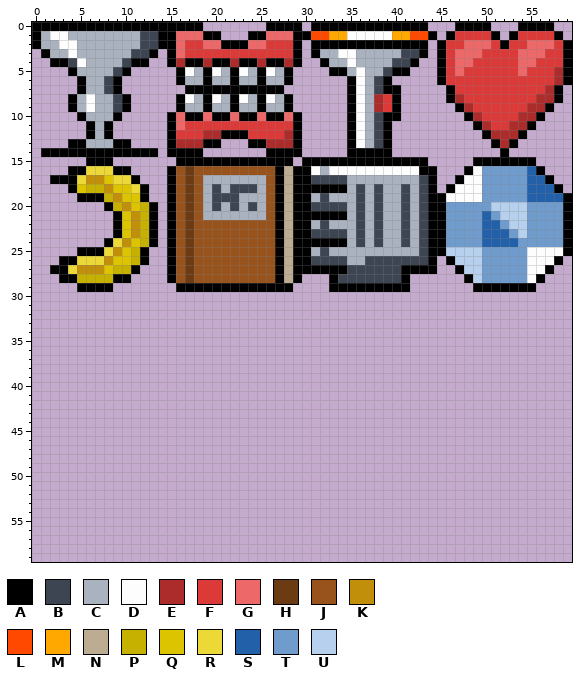
Pixel-art sprite, stored at src/net/noiseinstitute/ld20/game/Thing.png. The first picture shows the starting point.
The file is 60x60 pixels. Colours within 5 levels of each other are drawn and written as one.
Palette (. is transparent): A #000000  B #3d4452  C #aab1bf  D #fdfdfe  E #ac2b2b  F #dc3939  G #ed6868  H #6b3b14  J #98531c  K #c18f0a  L #ff4800  M #ffa800  N #bcac92  P #c6b100  Q #dcc500  R #ecd937  S #2261a9  T #709ccd  U #b7d0ed
Pixels before (only the part around the change), first column x 0:
17 ..AAARKKQRRA...AJHJCCCCCCCJA
18 ....AQPPKQQRA..AJHJCBCBBBCJA
19 .....AAAPKQQA..AJHJCBBBCCCJA
20 ........APKQPA.AJHJCBCBCBCJA
21 .........AQKPA.AJHJCCCCCCCJA
22 .........AQKPA.AJHJJJJJJJJJA
23 .........AQKPA.AJHJJJJJJJJJA
24 ........ARKQPA.AJHJJJJJJJJJA
25 .....AAARKQPA..AJHJJJJJJJJJA
26 ...AARRRKQQPA..AJHJJJJJJJJJA
27 ..AARKKKQPPA...AJHJJJJJJJJJA
28 ...AAPPPPAA....AJHJJJJJJJJJA
29 .....AAAA.......AAAAAAAAAAAA
30 ............................
31 ............................
32 ............................
33 ............................
34 ............................
35 ............................
36 ............................
37 ............................
38 ............................
39 ............................
40 ............................
41 ............................
42 ............................
43 ............................
44 ............................
45 ............................
46 ............................
47 ............................
48 ............................
49 ............................
50 ............................
51 ............................
52 ............................
Now the later version:
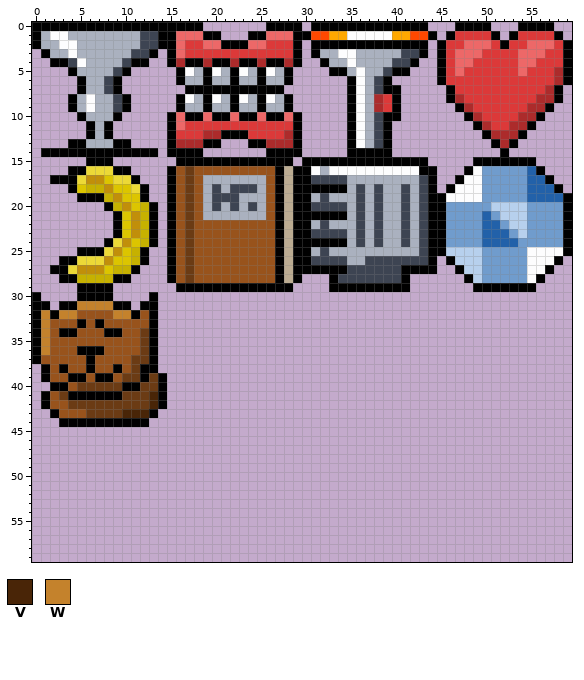
Colours new in this view: V #492507  W #c4822c
Change:
Changed rows in their new state; - is an unchanged pixel.
first column x 0:
30 A----AAAA----A-
31 AA-AAWWWWAA-AA-
32 AWAWWJJJJWWAJA-
33 AWJJJAJAJJJJJA-
34 AWJAAJJJAAJJHA-
35 AWJJJJJJJJJJHA-
36 AWJJJAAAJJJJHA-
37 AJJJJJAJJJJHHA-
38 -AJAJJAJJAJHAA-
39 -AJJAAJAAJHHAHA
40 --AAJHHHHHAAHHA
41 -AJHAAAAAAHHHVA
42 -AJJHHHHHHHHHVA
43 --AJJJHHHHVVVA-
44 ---AAAAAAAAAA--
Boxes around the changes in both pictures, in picture pixels (x1, y1, x2, y2):
added: (32, 292, 167, 427)
